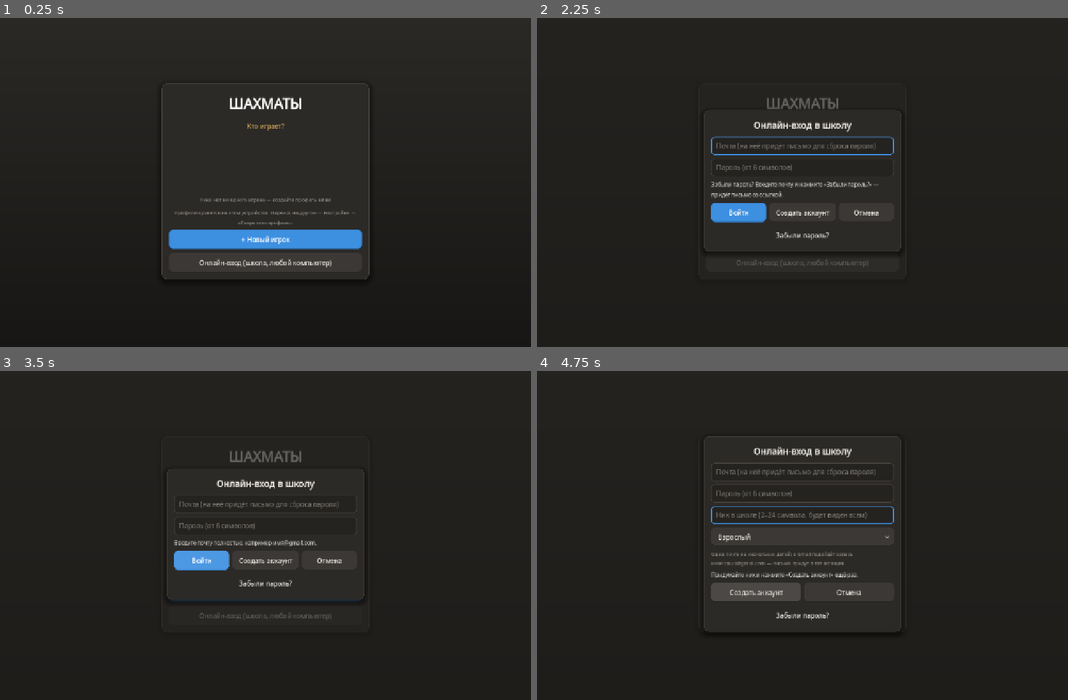
Above: before the commit, frames 1-4 (two rows, left to right).
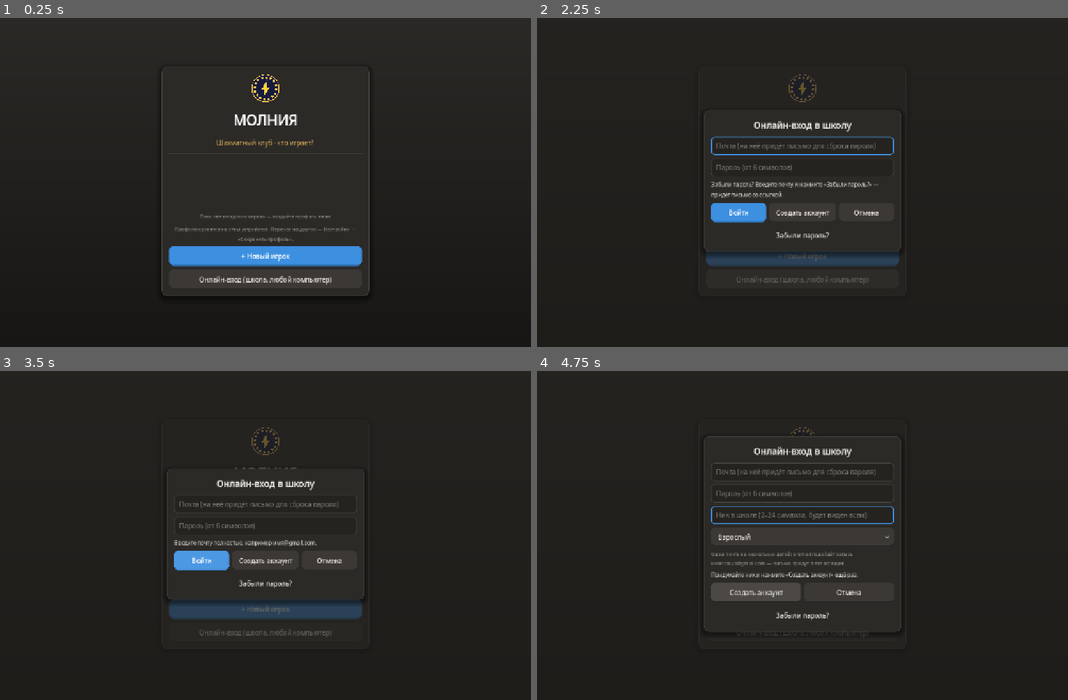
Above: after the commit, the same moments.

Repository: gish4ik1985-crypto/chess-off
Game: Godot game, scene res://scenes/Login.tscn
Same seed, same stepped clock (60 frames per second), same inputs: the game is played once before the commit and once after it.
Inputs:
- Up to frame 1 (0.25 s): no input
- Up to frame 2 (2.25 s): click "+ Новый игрок" at 0.5 s; click "Создать и играть" at 1.25 s; click "Онлайн-вход (школа, любой ком…" at 2 s
- Up to frame 3 (3.5 s): click "Войти" at 2.75 s
- Up to frame 4 (4.75 s): click "Войти" at 3.5 s; click "Создать аккаунт" at 4.25 s

The runs differ from the first frame. In frame 1, 6.8% of the frame differs, in the area x 30-70%, y 16-85%; in frame 2, 2.1%; in frame 3, 2.4%; in frame 4, 0.1%.

Commit message:
Брендинг: шахматный клуб «Молния» — печать 5б, экран загрузки, значки, название
- Логотип (печать с шахматным кольцом и молнией): assets/brand/seal.svg, icon.svg, PNG-значки
- Свой экран загрузки веба (web/shell.html): печать, название, русская полоса прогресса вместо заставки Godot
- Заставка движка и фон — цвета клуба; заголовок окна и вкладки «Шахматный клуб «Молния»»
- Печать и название на экранах входа и меню; post_export.py правит имя в манифесте приложения
- Имя проекта chessoff не менялось, чтобы не потерять сохранённые профили

Co-Authored-By: Claude Sonnet 5.5 <noreply@anthropic.com>

Diff:
--- /dev/null
+++ b/assets/brand/seal.svg
@@ -0,0 +1,7 @@
+<svg xmlns="http://www.w3.org/2000/svg" width="128" height="128" viewBox="0 0 128 128">
+<circle cx="64" cy="64" r="60" fill="#161B3D"/>
+<circle cx="64" cy="64" r="58" fill="none" stroke="#F2C14E" stroke-width="3"/>
+<circle cx="64" cy="64" r="47" fill="none" stroke="#F2C14E" stroke-width="9" stroke-dasharray="9.2 9.2"/>
+<circle cx="64" cy="64" r="38" fill="#161B3D"/>
+<path d="M71 29 L47 68 H62 L56.500 99 L83 59 H67 Z" fill="#FFD23F"/>
+</svg>
--- a/docs/index.manifest.json
+++ b/docs/index.manifest.json
@@ -1 +1 @@
-{"background_color":"#05050d","display":"fullscreen","icons":[{"sizes":"144x144","src":"index.144x144.png","type":"image/png"},{"sizes":"180x180","src":"index.180x180.png","type":"image/png"},{"sizes":"512x512","src":"index.512x512.png","type":"image/png"}],"name":"chessoff","orientation":"landscape","start_url":"./index.html"}
+{"background_color":"#161B3D","display":"fullscreen","icons":[{"sizes":"144x144","src":"index.144x144.png","type":"image/png"},{"sizes":"180x180","src":"index.180x180.png","type":"image/png"},{"sizes":"512x512","src":"index.512x512.png","type":"image/png"}],"name":"Шахматный клуб «Молния»","orientation":"landscape","start_url":"./index.html","short_name":"Молния","theme_color":"#161B3D","lang":"ru"}
--- a/icon.svg
+++ b/icon.svg
@@ -1,14 +1,8 @@
 <svg xmlns="http://www.w3.org/2000/svg" width="128" height="128" viewBox="0 0 128 128">
-<defs>
-<radialGradient id="g" cx="50%" cy="46%" r="60%"><stop offset="0" stop-color="#12374a"/><stop offset="1" stop-color="#070a16"/></radialGradient>
-<linearGradient id="r" x1="0" y1="0" x2="1" y2="1"><stop offset="0" stop-color="#22e6ff"/><stop offset="1" stop-color="#ff4fd8"/></linearGradient>
-</defs>
-<rect x="4" y="4" width="120" height="120" rx="22" fill="url(#g)"/>
-<rect x="4" y="4" width="120" height="120" rx="22" fill="none" stroke="url(#r)" stroke-width="4"/>
-<g opacity="0.10" fill="#ffffff"><rect x="8" y="8" width="28" height="28"/><rect x="64" y="8" width="28" height="28"/><rect x="36" y="36" width="28" height="28"/><rect x="92" y="36" width="28" height="28"/><rect x="8" y="64" width="28" height="28"/><rect x="64" y="64" width="28" height="28"/><rect x="36" y="92" width="28" height="28"/><rect x="92" y="92" width="28" height="28"/></g>
-<g transform="translate(14 12) scale(2.25)" fill="none" fill-rule="evenodd" stroke="#22e6ff" stroke-linecap="round" stroke-linejoin="round" stroke-width="1.6">
-<path fill="#f2fdff" d="M22 10c10.5 1 16.5 8 16 29H15c0-9 10-6.5 8-21"/>
-<path fill="#f2fdff" d="M24 18c.38 2.91-5.55 7.37-8 9-3 2-2.82 4.34-5 4-1.042-.94 1.41-3.04 0-3-1 0 .19 1.23-1 2-1 0-4.003 1-4-4 0-2 6-12 6-12s1.89-1.9 2-3.5c-.73-.994-.5-2-.5-3 1-1 3 2.5 3 2.5h2s.78-1.992 2.5-3c1 0 1 3 1 3"/>
-<path fill="#070a16" stroke="none" d="M9.5 25.5a.5.5 0 1 1-1 0 .5.5 0 1 1 1 0m5.433-9.75a.5 1.5 30 1 1-.866-.5.5 1.5 30 1 1 .866.5"/>
-</g>
+<rect x="2" y="2" width="124" height="124" rx="26" fill="#0E1230"/>
+<circle cx="64" cy="64" r="52" fill="#161B3D"/>
+<circle cx="64" cy="64" r="51" fill="none" stroke="#F2C14E" stroke-width="3"/>
+<circle cx="64" cy="64" r="41" fill="none" stroke="#F2C14E" stroke-width="8" stroke-dasharray="8.05 8.05"/>
+<circle cx="64" cy="64" r="33" fill="#161B3D"/>
+<path d="M70.400 33.600 L49.600 67.200 H62.400 L57.600 96 L80 59.200 H67.200 Z" fill="#FFD23F"/>
 </svg>
--- a/project.godot
+++ b/project.godot
@@ -15,6 +15,9 @@
 run/main_scene="res://scenes/Login.tscn"
 config/features=PackedStringArray("4.7", "GL Compatibility")
 config/icon="res://icon.svg"
+boot_splash/bg_color=Color(0.086, 0.106, 0.239, 1)
+boot_splash/image="res://assets/brand/seal_512.png"
+boot_splash/fullsize=false
 
 [audio]
 
--- a/scenes/Board.tscn
+++ b/scenes/Board.tscn
@@ -82,7 +82,7 @@
 
 [node name="TitleLabel" type="Label" parent="UI/SidePanel/Content"]
 layout_mode = 2
-text = "ШАХМАТЫ"
+text = "МОЛНИЯ"
 horizontal_alignment = 1
 theme_override_font_sizes/font_size = 26
 theme_override_colors/font_color = Color(0.1, 0.95, 1, 1)
--- a/scripts/Global.gd
+++ b/scripts/Global.gd
@@ -135,7 +135,10 @@
 func came_from() -> String:
 	return String(back_stack.back().scene) if not back_stack.is_empty() else ""
 
+const CLUB_NAME := "Шахматный клуб «Молния»"
+
 func _ready() -> void:
+	get_window().title = CLUB_NAME # заголовок окна и вкладки; имя проекта (chessoff) не меняем: от него зависит папка профилей
 	load_settings()
 	apply_display_settings()
 	_setup_small_screen_scaling()
--- a/scripts/Login.gd
+++ b/scripts/Login.gd
@@ -4,6 +4,7 @@
 @onready var empty_label: Label = $CenterPanel/VBox/EmptyLabel
 
 func _ready() -> void:
+	_brand_header()
 	_refresh_list()
 	if Cloud.enabled:
 		var online := Button.new()
@@ -144,6 +145,21 @@
 	dlg.popup_centered()
 	edit.grab_focus()
 
+# Печать клуба над заголовком; заголовок — название клуба.
+func _brand_header() -> void:
+	var vbox: VBoxContainer = $CenterPanel/VBox
+	($CenterPanel/VBox/TitleLabel as Label).text = "МОЛНИЯ"
+	var sub: Label = $CenterPanel/VBox/SubtitleLabel
+	sub.text = "Шахматный клуб · кто играет?"
+	var seal := TextureRect.new()
+	seal.texture = load("res://assets/brand/seal_512.png")
+	seal.custom_minimum_size = Vector2(72, 72)
+	seal.expand_mode = TextureRect.EXPAND_IGNORE_SIZE
+	seal.stretch_mode = TextureRect.STRETCH_KEEP_ASPECT_CENTERED
+	seal.mouse_filter = Control.MOUSE_FILTER_IGNORE
+	vbox.add_child(seal)
+	vbox.move_child(seal, 0)
+
 # --- онлайн-вход -------------------------------------------------------------------------------
 # Отдельное окно: почта + пароль (+ ник при регистрации). Аккаунт общий для школы и работает на любом
 # устройстве; профиль (с историей и обучением) подтягивается из облака. Почта обязательна: на неё
--- a/scripts/Menu.gd
+++ b/scripts/Menu.gd
@@ -99,6 +99,16 @@
 
 func _build_new_layout() -> void:
 	var main_vb: VBoxContainer = $ContentCenter/MainPanel/VBox
+	($ContentCenter/MainPanel/VBox/TitleLabel as Label).text = "МОЛНИЯ"
+	($ContentCenter/MainPanel/VBox/SubtitleLabel as Label).text = "Шахматный клуб · 25 уровней сложности"
+	var seal := TextureRect.new()
+	seal.texture = load("res://assets/brand/seal_512.png")
+	seal.custom_minimum_size = Vector2(64, 64)
+	seal.expand_mode = TextureRect.EXPAND_IGNORE_SIZE
+	seal.stretch_mode = TextureRect.STRETCH_KEEP_ASPECT_CENTERED
+	seal.mouse_filter = Control.MOUSE_FILTER_IGNORE
+	main_vb.add_child(seal)
+	main_vb.move_child(seal, 0)
 	$ContentCenter/MainPanel/VBox/MapButton.visible = false
 	$ContentCenter/MainPanel/VBox/SettingsButton.visible = false
 	var play_b: Button = $ContentCenter/MainPanel/VBox/PlayMenuButton
--- a/scripts/tools/make_icons.gd
+++ b/scripts/tools/make_icons.gd
@@ -1,14 +1,19 @@
 extends Node
 
-# Рисует PNG-иконки для веб-приложения (PWA) из icon.svg.
-# Запуск один раз: scenes/tools/MakeIcons.tscn (файлы кладутся в корень проекта).
+# Рисует PNG-иконки для веб-приложения (PWA) из icon.svg и печать клуба для заставки из
+# assets/brand/seal.svg. Запуск один раз после смены логотипа: scenes/tools/MakeIcons.tscn
+# (файлы кладутся в корень проекта и в assets/brand).
+
+func _render(svg_path: String, size: int, out_path: String) -> void:
+	var svg := FileAccess.get_file_as_string(svg_path)
+	var img := Image.new()
+	img.load_svg_from_string(svg, float(size) / 128.0)
+	img.resize(size, size)
+	img.save_png(out_path)
+	print("%s %dx%d" % [out_path, img.get_width(), img.get_height()])
 
 func _ready() -> void:
-	var svg := FileAccess.get_file_as_string("res://icon.svg")
 	for size in [144, 180, 512]:
-		var img := Image.new()
-		img.load_svg_from_string(svg, float(size) / 128.0)
-		img.resize(size, size)
-		img.save_png("res://icon_%d.png" % size)
-		print("icon_%d.png %dx%d" % [size, img.get_width(), img.get_height()])
+		_render("res://icon.svg", size, "res://icon_%d.png" % size)
+	_render("res://assets/brand/seal.svg", 512, "res://assets/brand/seal_512.png")
 	get_tree().quit()
Not shown, added: assets/brand/seal.svg.import
Binary file added: assets/brand/seal_512.png
Not shown, added: assets/brand/seal_512.png.import
Binary file changed: docs/index.144x144.png
Binary file changed: docs/index.180x180.png
Binary file changed: docs/index.512x512.png
Binary file changed: docs/index.apple-touch-icon.png
Binary file changed: docs/index.icon.png
Binary file changed: docs/index.png
Not shown, changed: export_presets.cfg
Binary file changed: icon_144.png
Binary file changed: icon_180.png
(and 7 more such lines)
